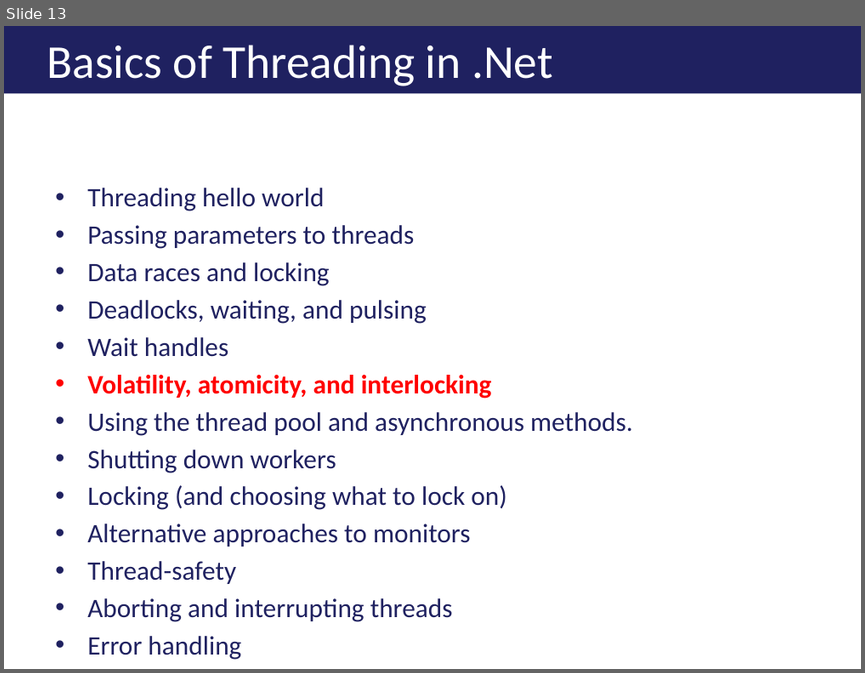
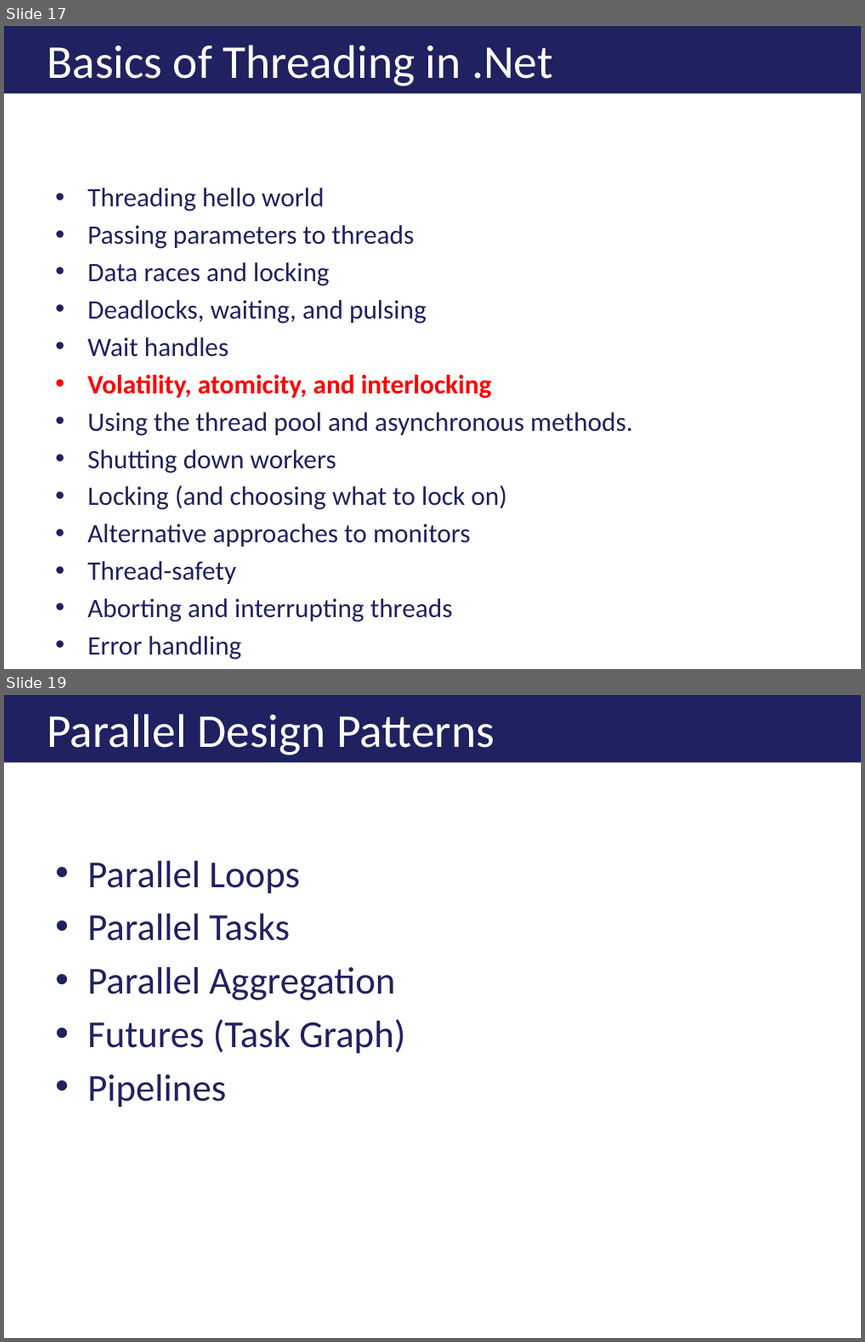
Before and after one commit to ericburcham/THasyINKnc, a slide deck: Presentation/THasINKync.pptx. Shown one above the other, each under a label of ours: slide 13 before the commit, slides 17 and 19 after it; the slides between them are not shown. The pictures are 865x673 and 865x1342 pixels, drawn with LibreOffice and Linux fonts; fonts in the diff are those of the drawing; background and template pictures are left out. Boxes give left, top, right and bottom in pixels: in the first picture for what was removed or moved away, otherwise in the second. Text is boxed around its words. In the diff, an @@ line names an element or a change of style, - is before the commit and + after.

```diff
--- a/Presentation/THasINKync.pptx
+++ b/Presentation/THasINKync.pptx
@@ slide 19 added at [4, 695, 861, 1338], background #FFFFFF @@
@@ title added at [4, 695, 861, 763], fill #1F2160, 39.6 pt, text #FFFFFF @@
+Parallel Design Patterns
@@ text added at [87, 861, 405, 1107], 32 pt, text #1F2160 @@
+• Parallel Loops
+• Parallel Tasks
+• Parallel Aggregation
+• Futures (Task Graph)
+• Pipelines
@@ what was slide 13 is now slide 17 @@
```
Also in this commit, not shown: 1 slide changed, 8 other slides added.
